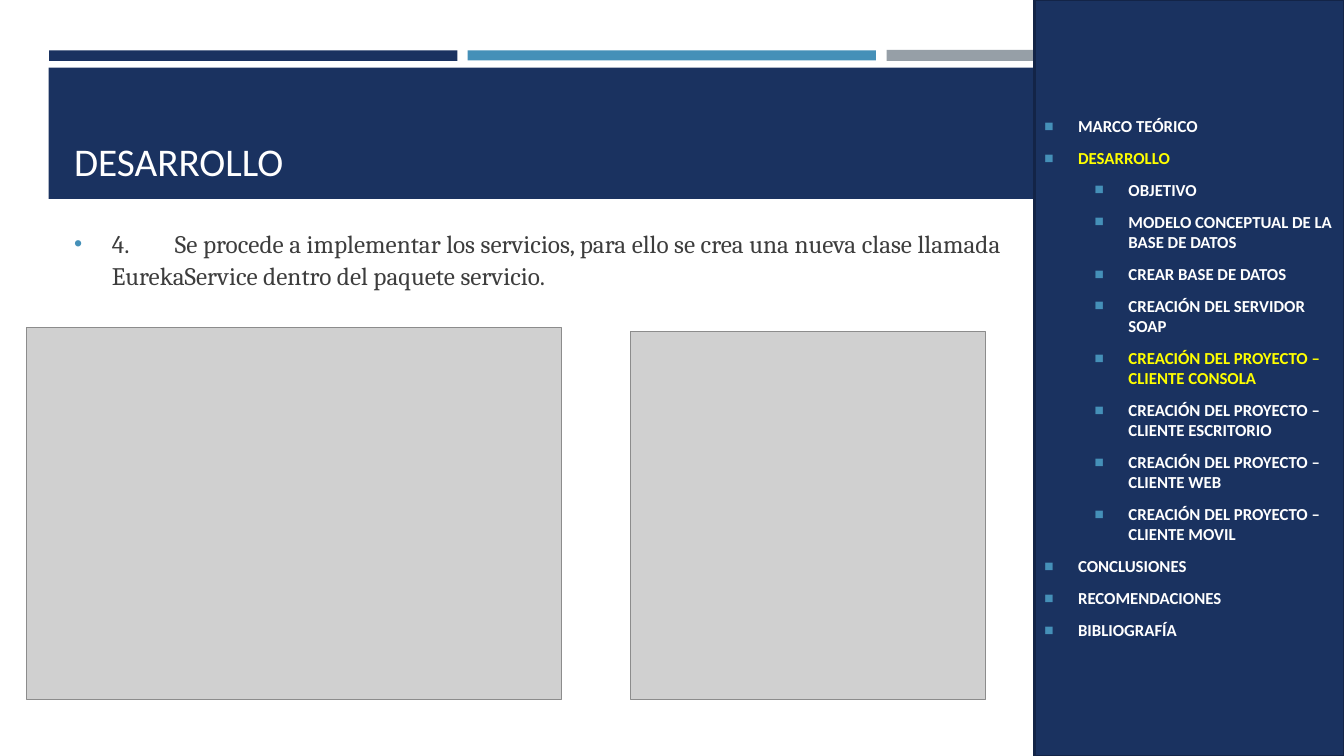
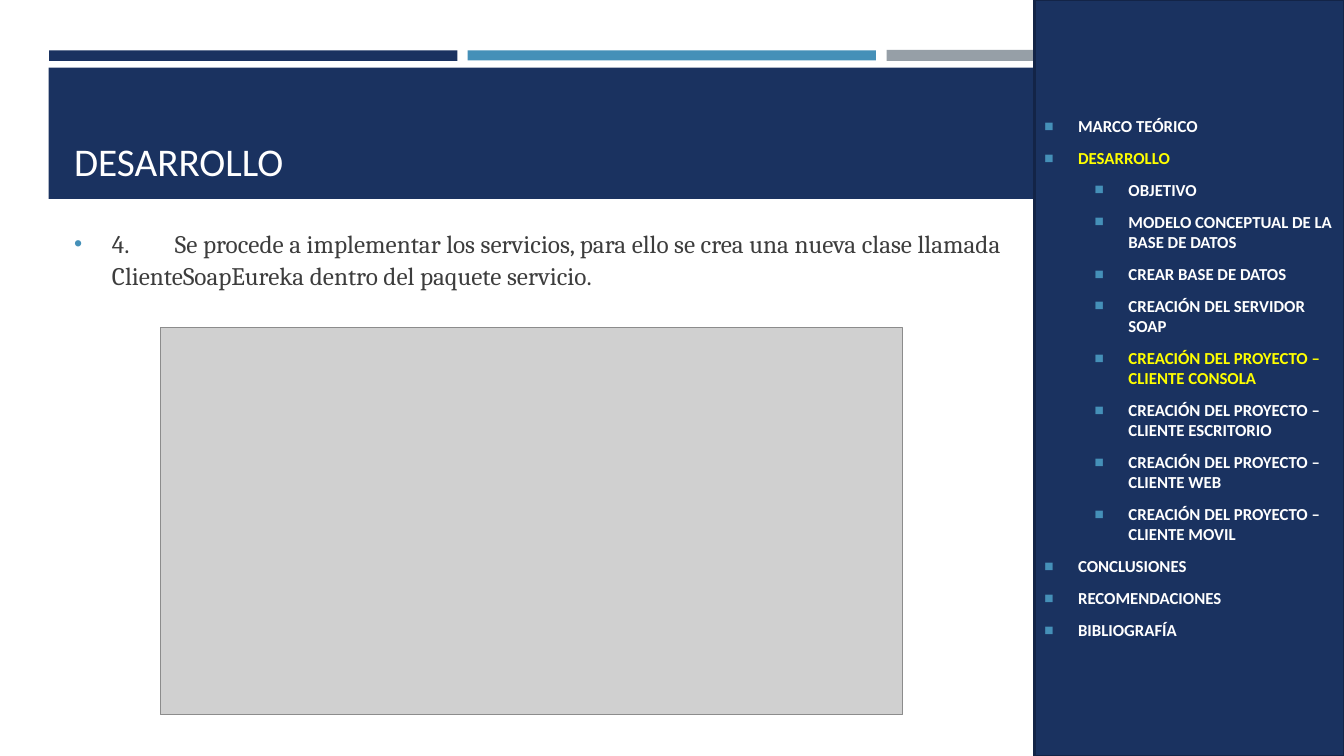
Before and after one commit to MateoMedranda/SoftwareArchitecture_Monster, a slide deck: slide 21 of TG.1.1. PAO202651_EUREKABANK_SOAP_JAVA_NRC36884_GR07/05. DOCUMENTACION/SOAP_EUREKABANK_JAVA_SOAP_GR07.pptx (slide 23 before the commit). Drawn at 1344x756 pixels with LibreOffice and Linux fonts; fonts in the diff are those of the drawing; grey boxes stand for pictures. Boxes give left, top, right and bottom in pixels: in the first picture for what was removed or moved away, otherwise in the second. Text is boxed around its words. In the diff, an @@ line names an element or a change of style, - is before the commit and + after.

Commit message:
doc: presentación completa para soap java bdd

```diff
--- a/TG.1.1. PAO202651_EUREKABANK_SOAP_JAVA_NRC36884_GR07/05. DOCUMENTACION/SOAP_EUREKABANK_JAVA_SOAP_GR07.pptx
+++ b/TG.1.1. PAO202651_EUREKABANK_SOAP_JAVA_NRC36884_GR07/05. DOCUMENTACION/SOAP_EUREKABANK_JAVA_SOAP_GR07.pptx
@@ text at box(112, 235, 1001, 291): text changed @@
-• 4. Se procede a implementar los servicios, para ello se crea una nueva clase llamada EurekaService dentro del paquete servicio.
+• 4. Se procede a implementar los servicios, para ello se crea una nueva clase llamada ClienteSoapEureka dentro del paquete servicio.
@@ picture removed at box(27, 328, 562, 699) @@
@@ picture added at box(160, 328, 903, 715) @@
@@ picture removed at box(630, 332, 985, 700) @@
```
Also in this commit, not shown: 27 other slides changed, 2 slides removed, 2 other files.
